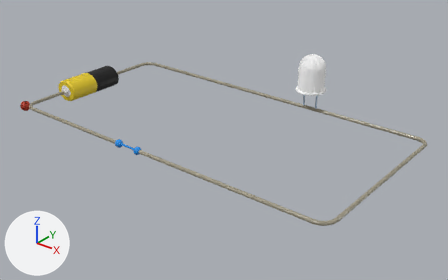
A saved change to the glTF model public/circuit.glb.
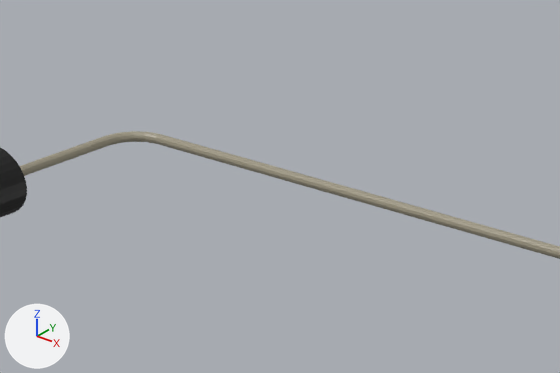
The first picture shows the older version from a 50 mm lens placed at (5.95, -3.76, 2.78), pointed at (2.16, 0.97, -0.15). The close-ups show both versions on the part from 25% to 60% of the width and 9% to 46% of the height of that picture; other places that the commit changed are outside them. The axes (+X, +Y, +Z) are drawn at lower left. The lights are the same throughout. Where no turn or scale is listed for an object, it has been applied to the vertices.
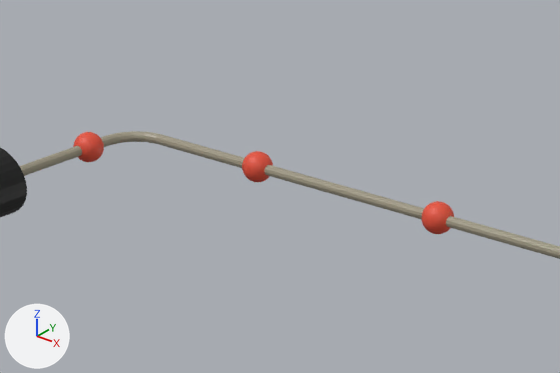
Location of each change, (x1, y1, x2, y2) in pixels of the close-ups (560 x 373 px):
'Sphere.010', moved (not visible before): after (421, 201, 454, 234)
'Sphere.009', moved (not visible before): after (242, 151, 273, 182)
'Sphere.008', moved (not visible before): after (73, 132, 104, 162)

What changed in the scene script:
```text
Change ob_sphere_008:
    ob_sphere_008.location: (0.0, 0.0, 0.0) -> (-0.001, 1.766, 0.0)
Change ob_sphere_009:
    ob_sphere_009.location: (0.0, 0.0, 0.0) -> (0.648, 2.002, 0.0)
Change ob_sphere_010:
    ob_sphere_010.location: (0.0, 0.0, 0.0) -> (1.494, 2.002, 0.0)
```
